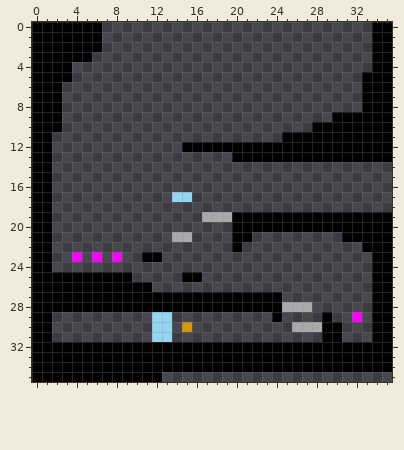
Pixel-art sprite, stored at AridArnold/Content/Campaigns/MainCampaign/Hub/0901.png. Above, as it was before the edit.
The file is 36x36 pixels.
New version:
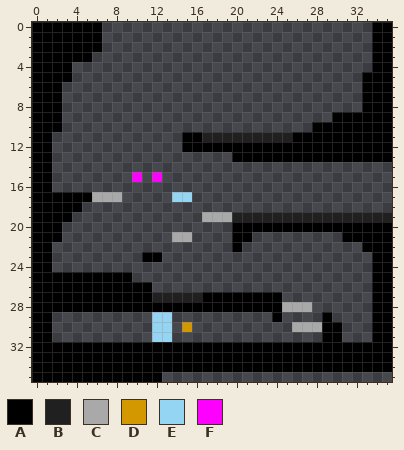
Palette (. is transparent): A #000000  B #202020  C #a9a9a9  D #d39700  E #93d5f2  F #fe00fe
Change:
@@ x 13..27 @@
 10 ...............
-11 ............AAA
+11 ..AABBBBBBBBBAA
 12 ..AAAAAAAAAAAAA
@@ x 0..35 @@
 14 AA..................................
-15 AA..................................
+15 AA........F.F.......................
 16 AA..................................
-17 AA............EE....................
-18 AA..................................
-19 AA...............CCCAAAAAAAAAAAAAAAA
-20 AA..................AAAAAAAAAAAAAAAA
-21 AA............CC....AA.........AAAAA
+17 AAAAAACCC.....EE....................
+18 AAAAA...............................
+19 AAAA.............CCCBBBBBBBBBBBBBBBB
+20 AAA.................AAAAAAAAAAAAAAAA
+21 AAA...........CC....AA.........AAAAA
 22 AA..................A............AAA
-23 AA..F.F.F..AA.....................AA
+23 AA.........AA.....................AA
 24 AA................................AA
-25 AAAAAAAAAA.....AA.................AA
+25 AAAAAAAAAA........................AA
 26 AAAAAAAAAAAA......................AA
-27 AAAAAAAAAAAAAAAAAAAAAAAAA.........AA
+27 AAAAAAAAAAAABBBBBAAAAAAAA.........AA
 28 AAAAAAAAAAAAAAAAAAAAAAAAACCC......AA
-29 AA..........EE..........A....A..F.AA
+29 AA..........EE..........A....A....AA
 30 AA..........EE.D..........CCCAA...AA
Where, in picture pixels (left, top, right, bottom), the same in both pictures:
changed: (182, 132, 292, 142)
changed: (52, 172, 162, 262)
changed: (232, 212, 392, 222)
changed: (152, 272, 202, 302)
erased: (352, 312, 362, 322)
